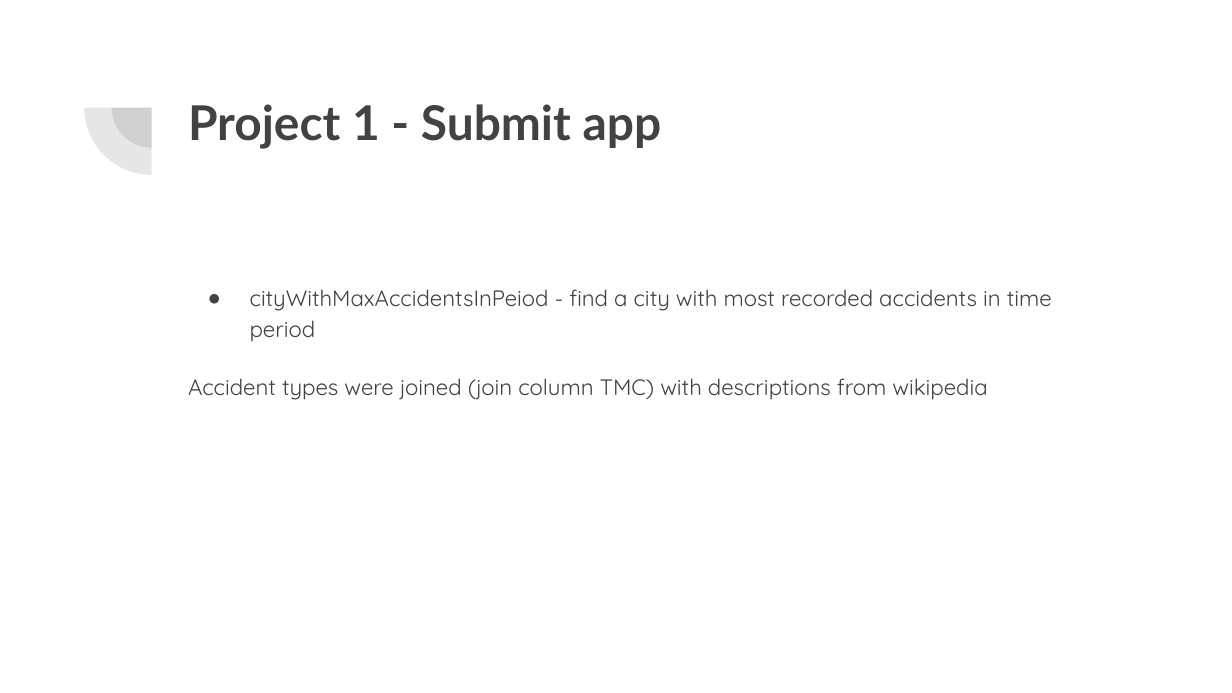
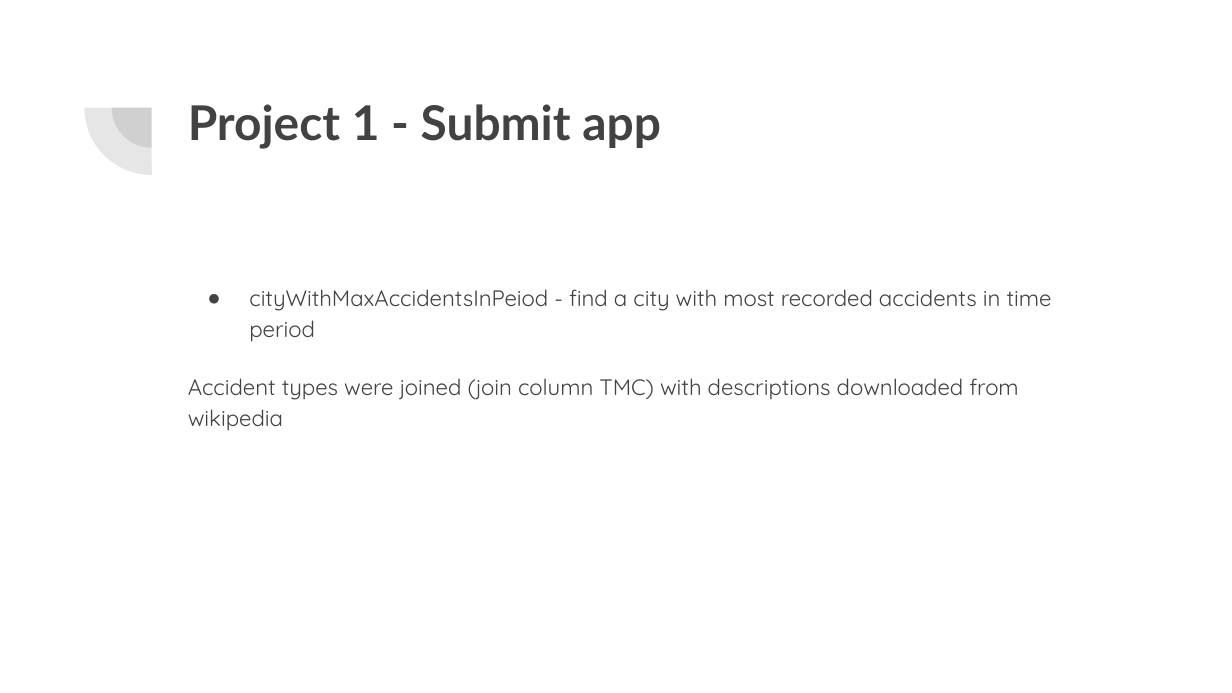
Before and after one commit to Rista5/BigData, a slide deck: slide 7 of Big Data projects.pptx. Drawn at 1232x693 pixels with LibreOffice and Linux fonts; fonts in the diff are those of the drawing. Boxes give left, top, right and bottom in pixels: in the first picture for what was removed or moved away, otherwise in the second. Text is boxed around its words. In the diff, an @@ line names an element or a change of style, - is before the commit and + after.

```diff
--- a/Big Data projects.pptx
+++ b/Big Data projects.pptx
@@ text at (188, 378, 1018, 431): text changed @@
-Accident types were joined (join column TMC) with descriptions from wikipedia
+Accident types were joined (join column TMC) with descriptions downloaded from wikipedia
```
Also in this commit, not shown: 2 other slides changed, 1 other file.
